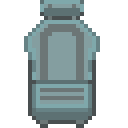
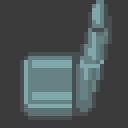
Layered file, before and after one edit (128×128). Changes by layer:
added layer "seat left #1" above "seat down" over [0, 0, 128, 128]
renamed "seat" to "seat up", painted on it over [24, 0, 100, 128]
added layer "bg" over [0, 0, 128, 128]
